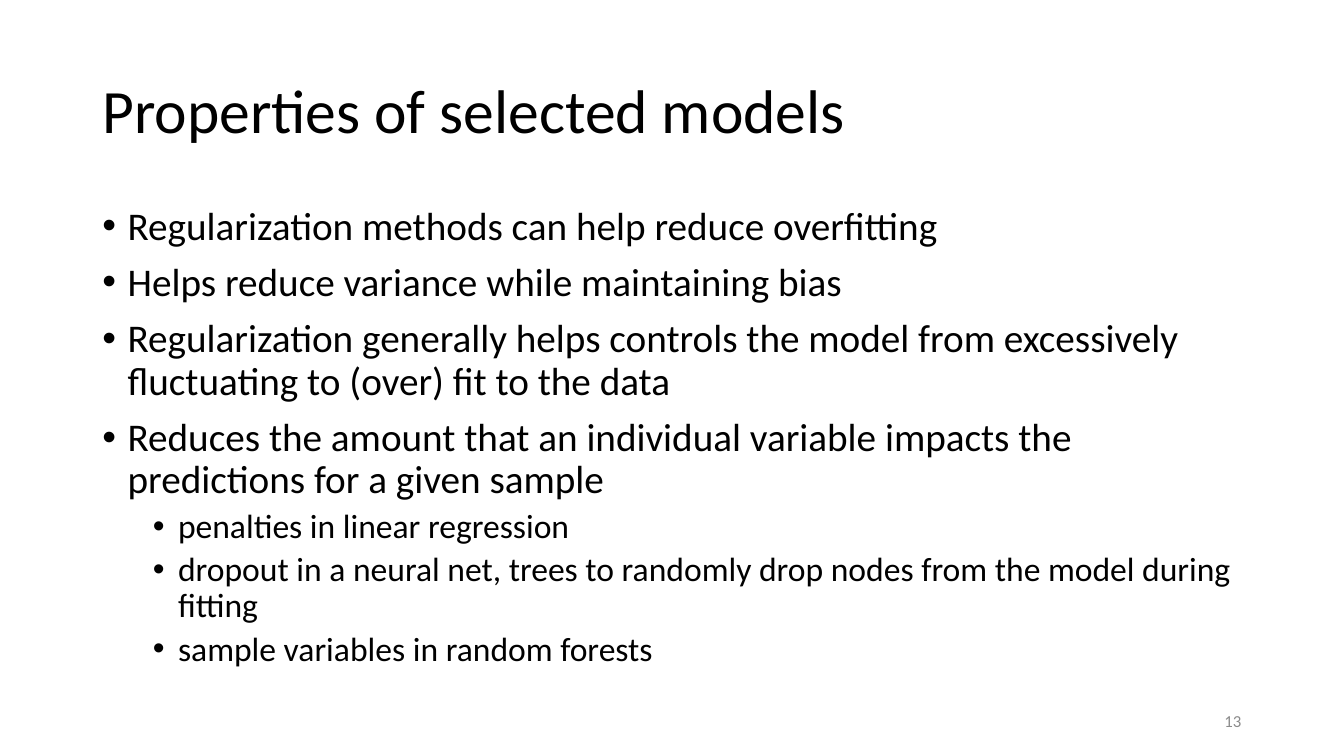
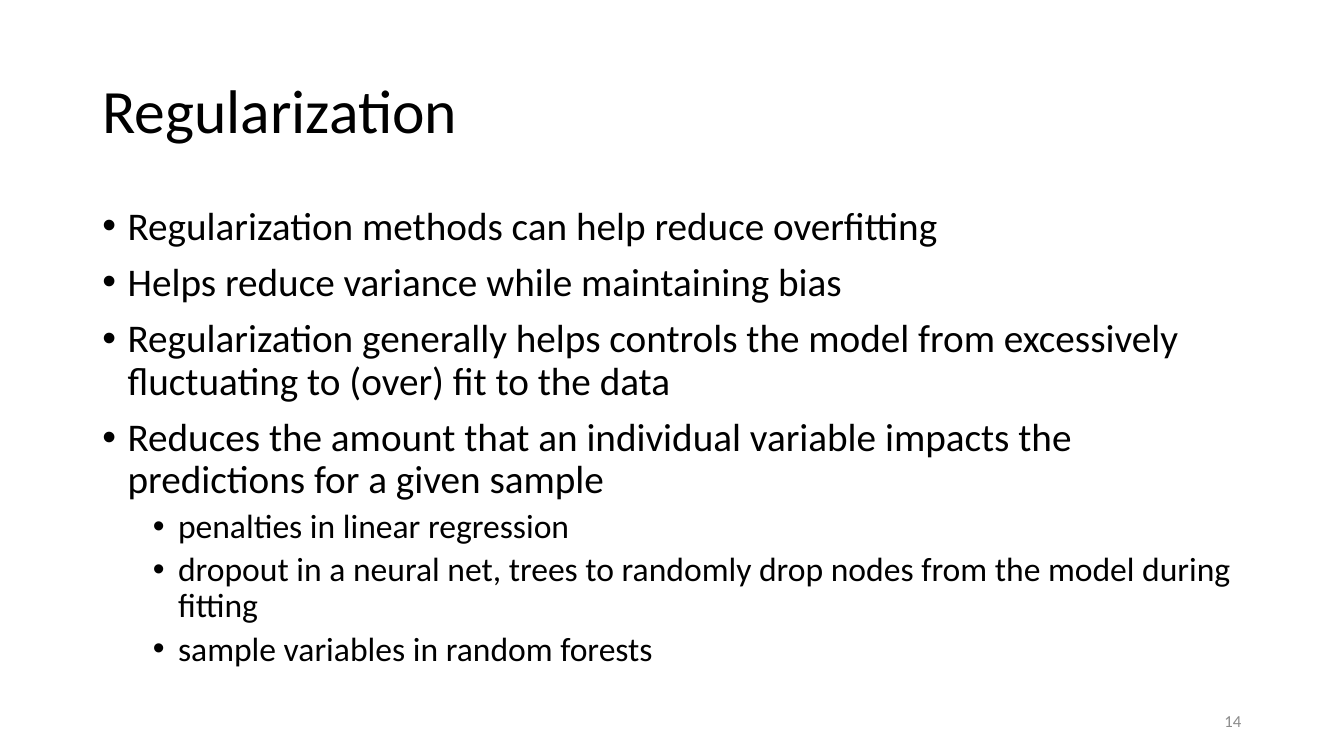
Before and after one commit to karlenaochoa/c4-ml-2020, a slide deck: slide 14 of slides/w2p1-bias-variance-resampling/w2p1.pptx (slide 13 before the commit). Drawn at 1344x756 pixels with LibreOffice and Linux fonts; fonts in the diff are those of the drawing. Boxes give left, top, right and bottom in pixels: in the first picture for what was removed or moved away, otherwise in the second. Text is boxed around its words. In the diff, an @@ line names an element or a change of style, - is before the commit and + after.

```diff
--- a/slides/w2p1-bias-variance-resampling/w2p1.pptx
+++ b/slides/w2p1-bias-variance-resampling/w2p1.pptx
@@ title at (102,90,457,144): text changed @@
-Properties of selected models
+Regularization
@@ page number at (1224,716,1241,727): text changed @@
-13
+14
```
Also in this commit, not shown: 8 other slides changed, 1 other file.
